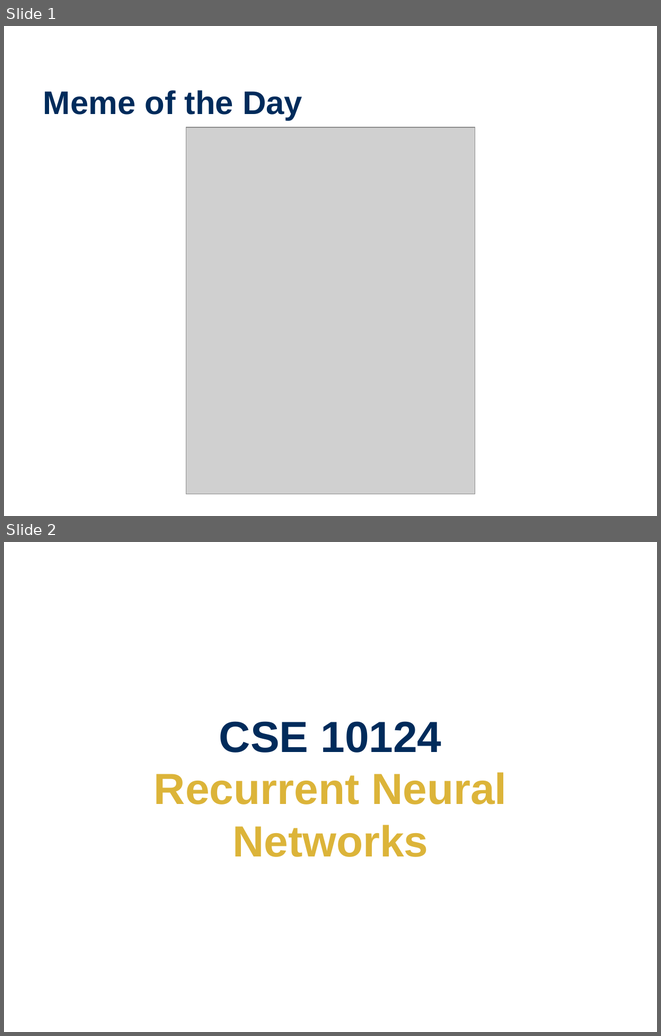
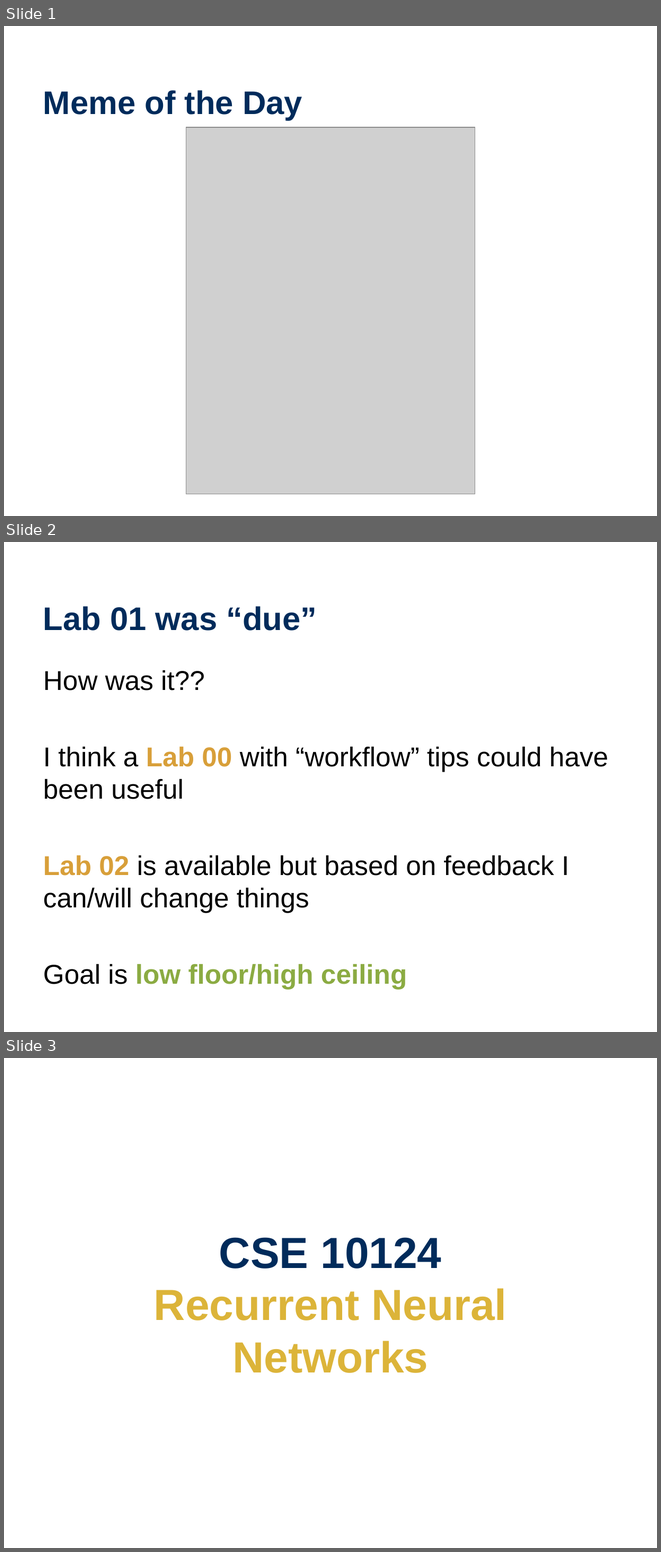
Before and after one commit to wtheisen/nd-cse-10124-lectures, a slide deck: Slides/Lecture_11_ Recurrent_Neural_Networks.pptx. Shown one above the other, each under a label of ours: slides 1 and 2 before the commit, slides 1, 2 and 3 after it. The pictures are 661x1036 and 661x1552 pixels, drawn with LibreOffice and Linux fonts; fonts in the diff are those of the drawing; grey boxes stand for pictures. Boxes give left, top, right and bottom in pixels: in the first picture for what was removed or moved away, otherwise in the second. Text is boxed around its words. In the diff, an @@ line names an element or a change of style, - is before the commit and + after.

```diff
--- a/Slides/Lecture_11_ Recurrent_Neural_Networks.pptx
+++ b/Slides/Lecture_11_ Recurrent_Neural_Networks.pptx
@@ slide 2 added at (4, 542, 657, 1032), background #FFFFFF @@
@@ title added at (43, 606, 317, 631), 36 pt, text #002B5B, bold @@
+Lab 01 was “due”
@@ text added at (43, 670, 608, 989), 30 pt, text #000000 @@
+How was it??
+I think a Lab 00 with “workflow” tips could have been useful
+Lab 02 is available but based on feedback I can/will change things
+Goal is low floor/high ceiling
@@ what was slide 2 is now slide 3 @@
```
Also in this commit, not shown: 3 slides changed, 1 slide removed, 8 other files.
